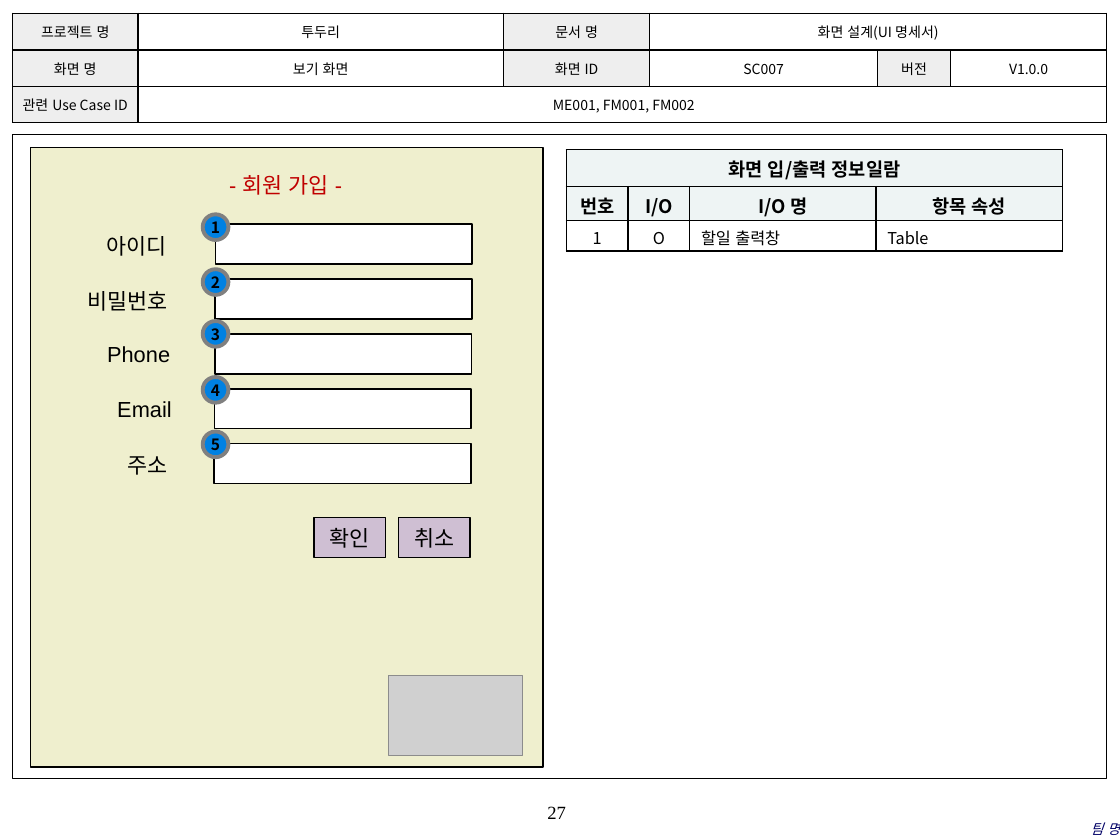
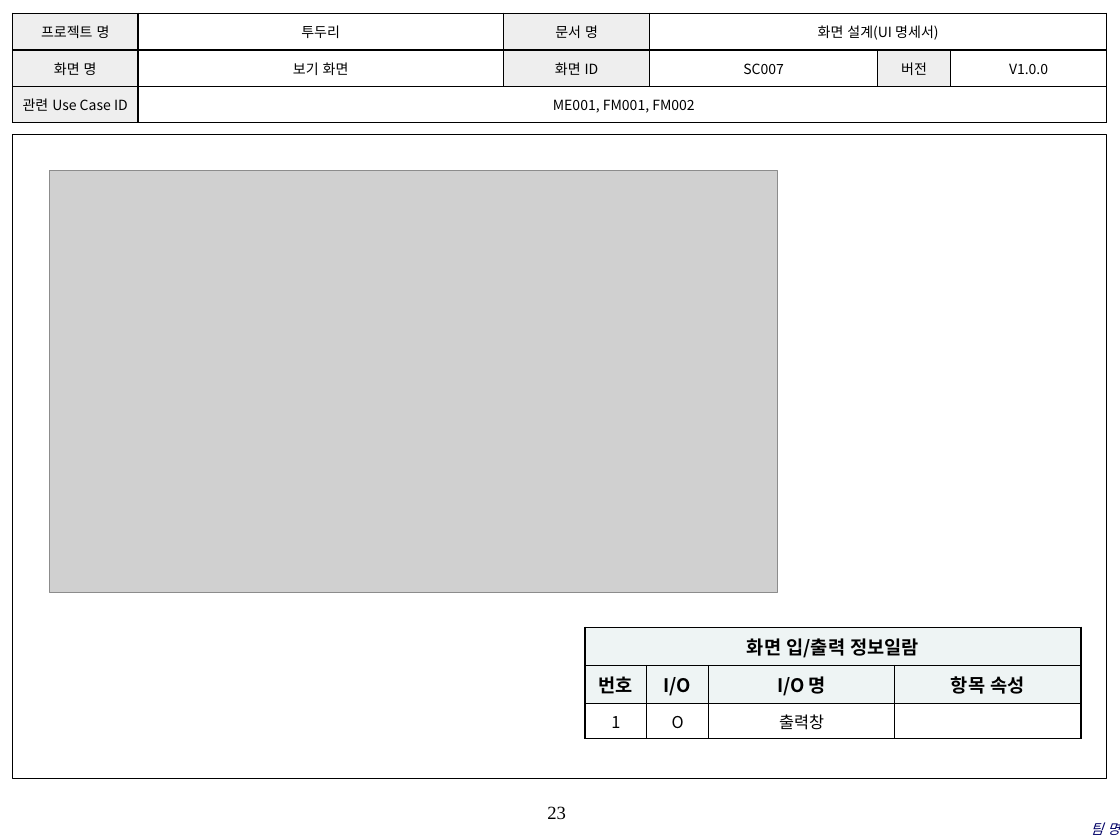
Before and after one commit to coskdms/SE2017_10_TenoutofTen, a slide deck: slide 23 of doc/3_ 설계서/UI Design Template.pptx (slide 27 before the commit). Drawn at 1120x840 pixels with LibreOffice and Linux fonts; fonts in the diff are those of the drawing; grey boxes stand for pictures; background and template pictures are left out. Boxes give left, top, right and bottom in pixels: in the first picture for what was removed or moved away, otherwise in the second. Text is boxed around its words. In the diff, an @@ line names an element or a change of style, - is before the commit and + after.

```diff
--- a/doc/3_ 설계서/UI Design Template.pptx
+++ b/doc/3_ 설계서/UI Design Template.pptx
@@ picture added at (x1=49, y1=170, x2=777, y2=592) @@
@@ ellipse removed at (x1=203, y1=214, x2=228, y2=240) @@
-1
@@ ellipse removed at (x1=203, y1=269, x2=228, y2=295) @@
-2
@@ ellipse removed at (x1=203, y1=321, x2=228, y2=347) @@
-3
@@ ellipse removed at (x1=203, y1=377, x2=228, y2=403) @@
-4
@@ ellipse removed at (x1=203, y1=431, x2=228, y2=457) @@
-5
@@ table at (x1=585, y1=627, x2=1080, y2=734) @@
-row 3, column 3: 할일 출력창
+row 3, column 3: 출력창
-row 3, column 4: Table
+row 3, column 4: 
@@ table resized from (x1=567, y1=150, x2=1062, y2=251) to (x1=585, y1=627, x2=1080, y2=734) @@
@@ group removed at (x1=30, y1=148, x2=543, y2=767): 8 rectangles, 6 texts, 1 picture @@
-확인
-- 회원 가입 -
-아이디
-비밀번호
-Phone
-Email
-주소
-취소
@@ page number at (x1=547, y1=806, x2=566, y2=820): text changed @@
-27
+23
```
Also in this commit, not shown: 15 other slides changed, 5 slides added, 9 slides removed.
